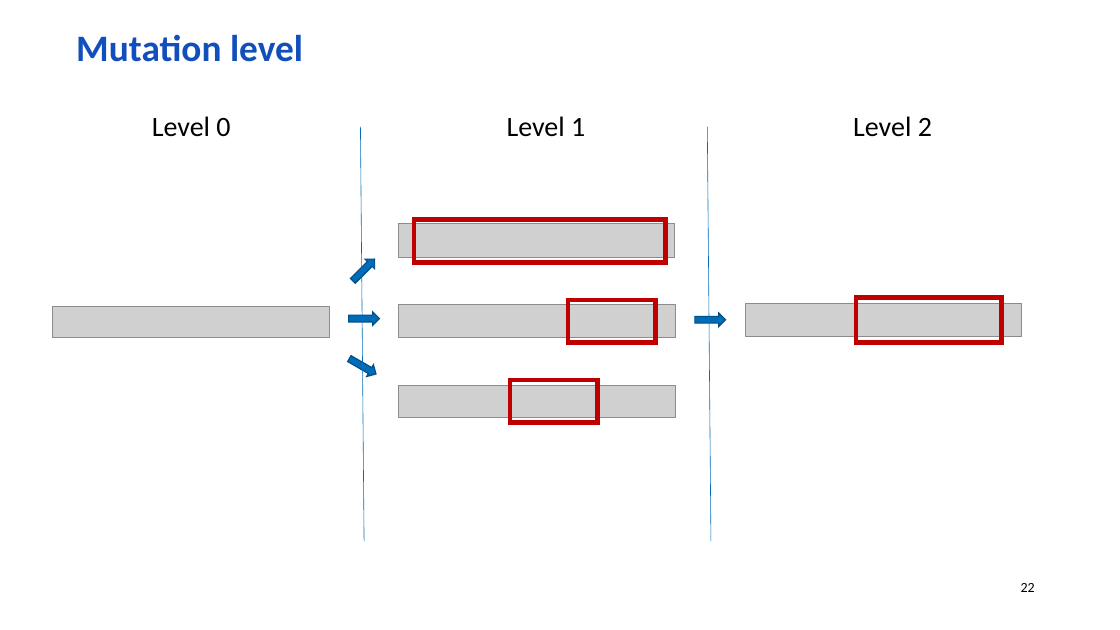
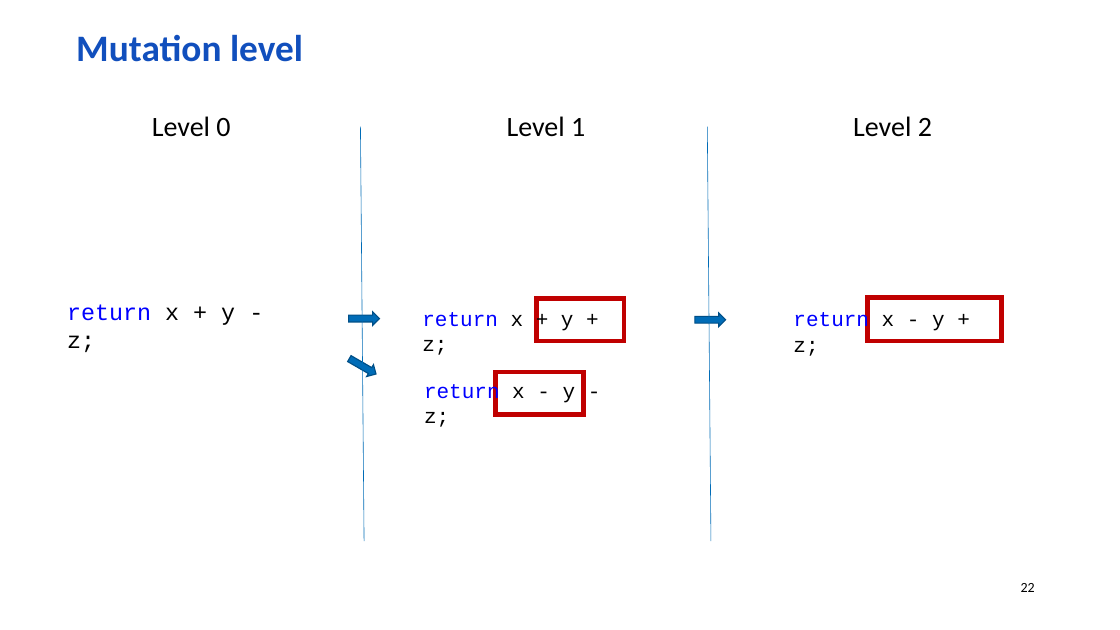
Before and after one commit to wolf-off/Stryker-demo, a slide deck: slide 22 of Mutation net.pptx. Drawn at 1120x630 pixels with LibreOffice and Linux fonts; fonts in the diff are those of the drawing; grey boxes stand for pictures; background and template pictures are left out. Boxes give left, top, right and bottom in pixels: in the first picture for what was removed or moved away, otherwise in the second. Text is boxed around its words. In the diff, an @@ line names an element or a change of style, - is before the commit and + after.

```diff
--- a/Mutation net.pptx
+++ b/Mutation net.pptx
@@ picture removed at (399,223,675,257) @@
@@ rectangle removed at (414,220,665,263) @@
@@ right arrow removed at (348,254,380,285) @@
@@ rectangle: place and size @@
-rectangle at (568,300,655,343)
+rectangle at (537,298,624,341)
@@ rectangle: place and size @@
-rectangle at (856,297,1002,343)
+rectangle at (868,297,1002,341)
@@ picture removed at (53,306,329,338) @@
@@ text added at (67,304,235,352), 20 pt, text #0000FF @@
+return x + y - z;
@@ picture removed at (399,305,676,339) @@
@@ text added at (422,312,574,355), 18 pt, text #0000FF @@
+return x + y + z;
@@ picture removed at (745,303,1022,337) @@
@@ text added at (793,311,945,356), 18 pt, text #0000FF @@
+return x - y + z;
@@ picture removed at (399,386,676,418) @@
@@ text added at (424,383,576,427), 18 pt, text #0000FF @@
+return x - y - z;
@@ rectangle: place and size @@
-rectangle at (510,380,597,423)
+rectangle at (496,372,583,415)
```
Also in this commit, not shown: 5 other slides changed.
